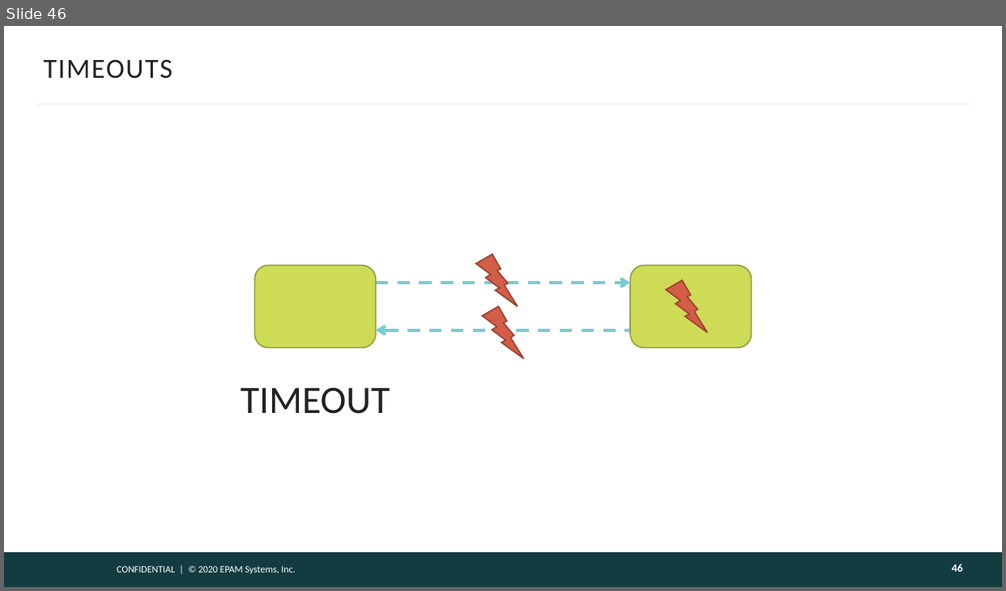
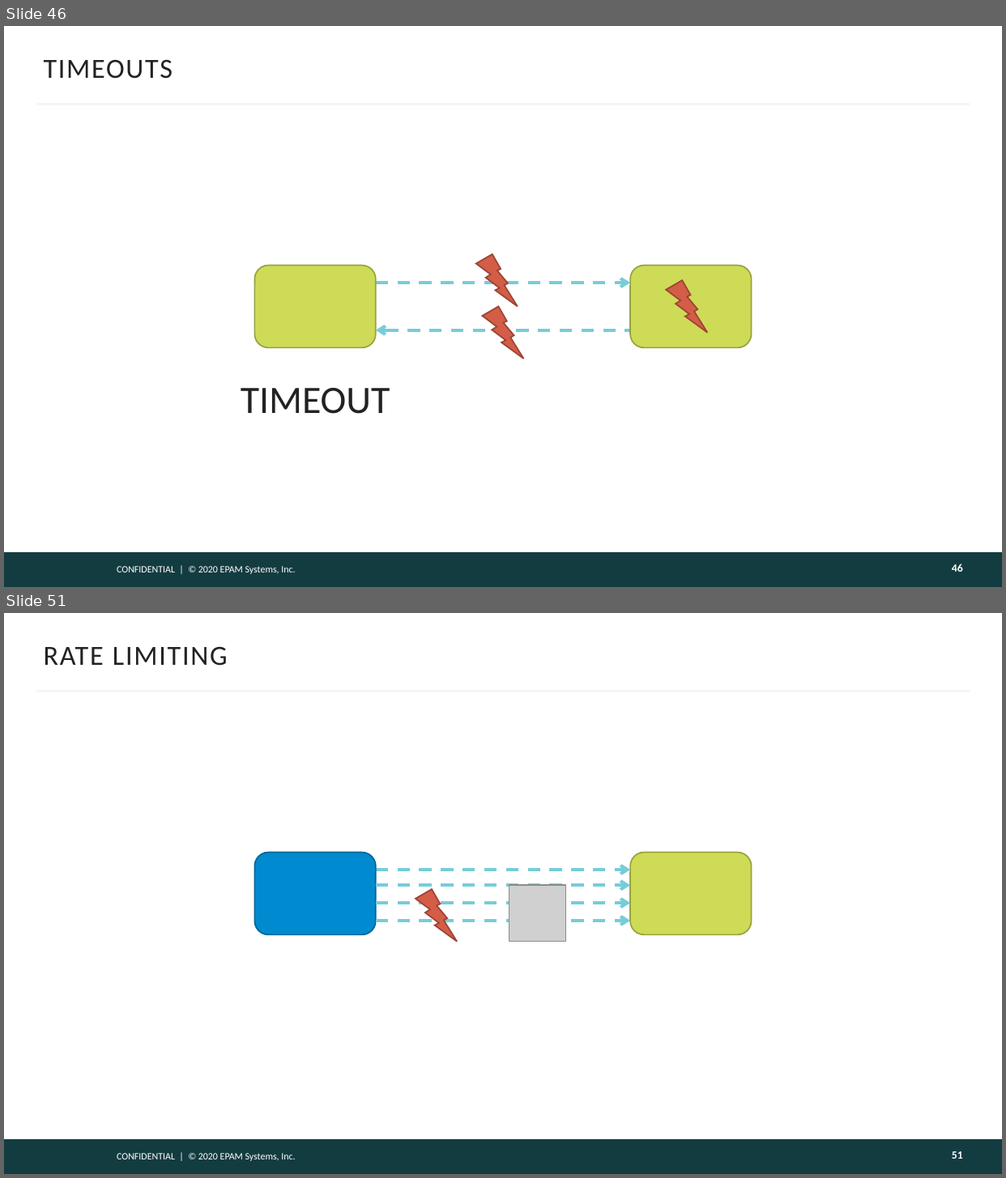
Before and after one commit to gitaroktato/introduction-to-microservices, a slide deck: lecture_3_microservice_patterns.pptx. Shown one above the other, each under a label of ours: slide 46 before the commit, slides 46 and 51 after it; the slides between them are not shown. The pictures are 1006x591 and 1006x1178 pixels, drawn with LibreOffice and Linux fonts; fonts in the diff are those of the drawing; grey boxes stand for pictures; background and template pictures are left out. Boxes give left, top, right and bottom in pixels: in the first picture for what was removed or moved away, otherwise in the second. Text is boxed around its words. In the diff, an @@ line names an element or a change of style, - is before the commit and + after.

```diff
--- a/lecture_3_microservice_patterns.pptx
+++ b/lecture_3_microservice_patterns.pptx
@@ slide 51 added at (x1=4, y1=613, x2=1002, y2=1174), background #FFFFFF; not listed: 3 template elements that a slide beside it also shows @@
@@ title added at (x1=44, y1=646, x2=228, y2=666), 20 pt, text #222222 @@
+RATE LIMITING
@@ rounded rectangle added at (x1=254, y1=853, x2=375, y2=935), fill #008ACF, outline #006699 1 pt @@
@@ rounded rectangle added at (x1=631, y1=853, x2=752, y2=935), fill #CEDB56, outline #98A240 1 pt @@
@@ arrow added from (375, 870) to (631, 870), #76CDD8 2.25 pt dashed @@
@@ arrow added from (375, 885) to (631, 885), #76CDD8 2.25 pt dashed @@
@@ arrow added from (375, 904) to (631, 904), #76CDD8 2.25 pt dashed @@
@@ lightning bolt added at (x1=415, y1=889, x2=456, y2=941), fill #D35D47, outline #9C4535 1 pt @@
@@ picture added at (x1=509, y1=885, x2=566, y2=943) @@
@@ arrow added from (375, 920) to (631, 920), #76CDD8 2.25 pt dashed @@
@@ page number added at (x1=952, y1=1152, x2=963, y2=1159), 8 pt, text #FEFEFE, bold @@
+51
```
Also in this commit, not shown: 1 slide changed, 3 other slides added.
